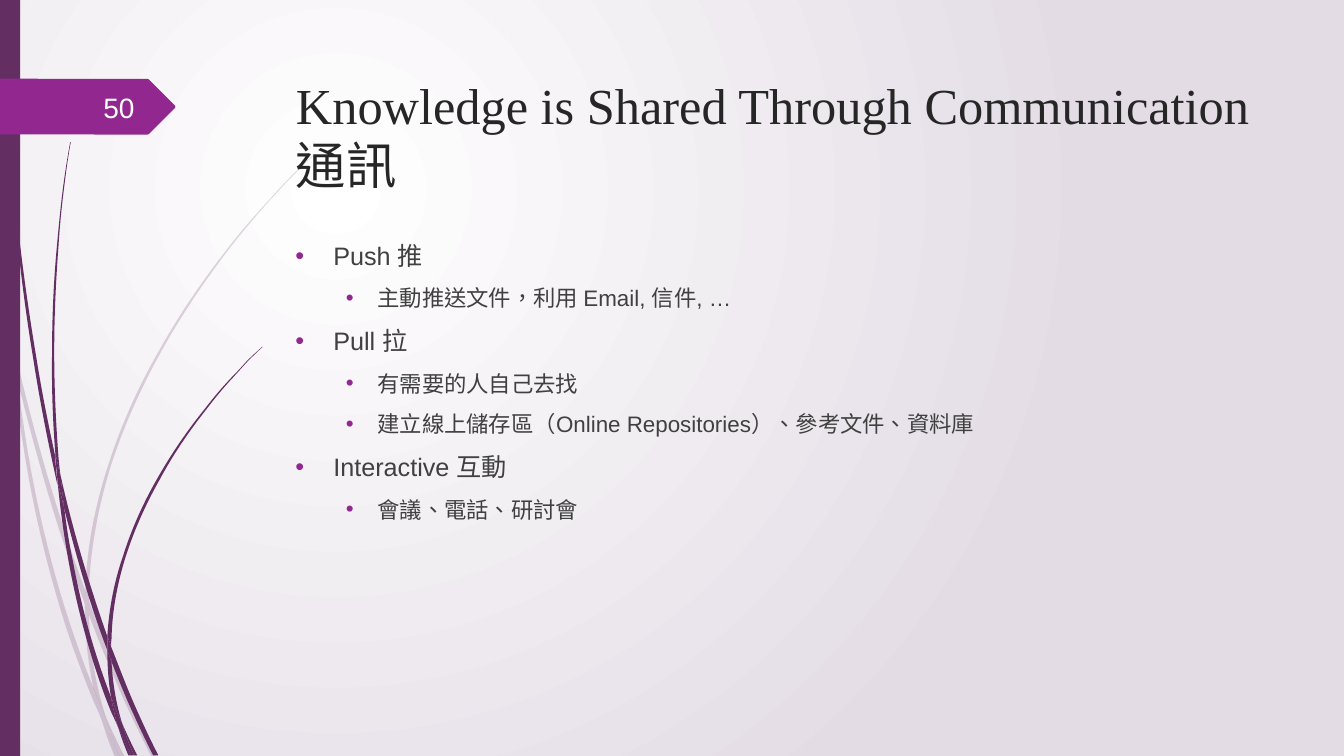
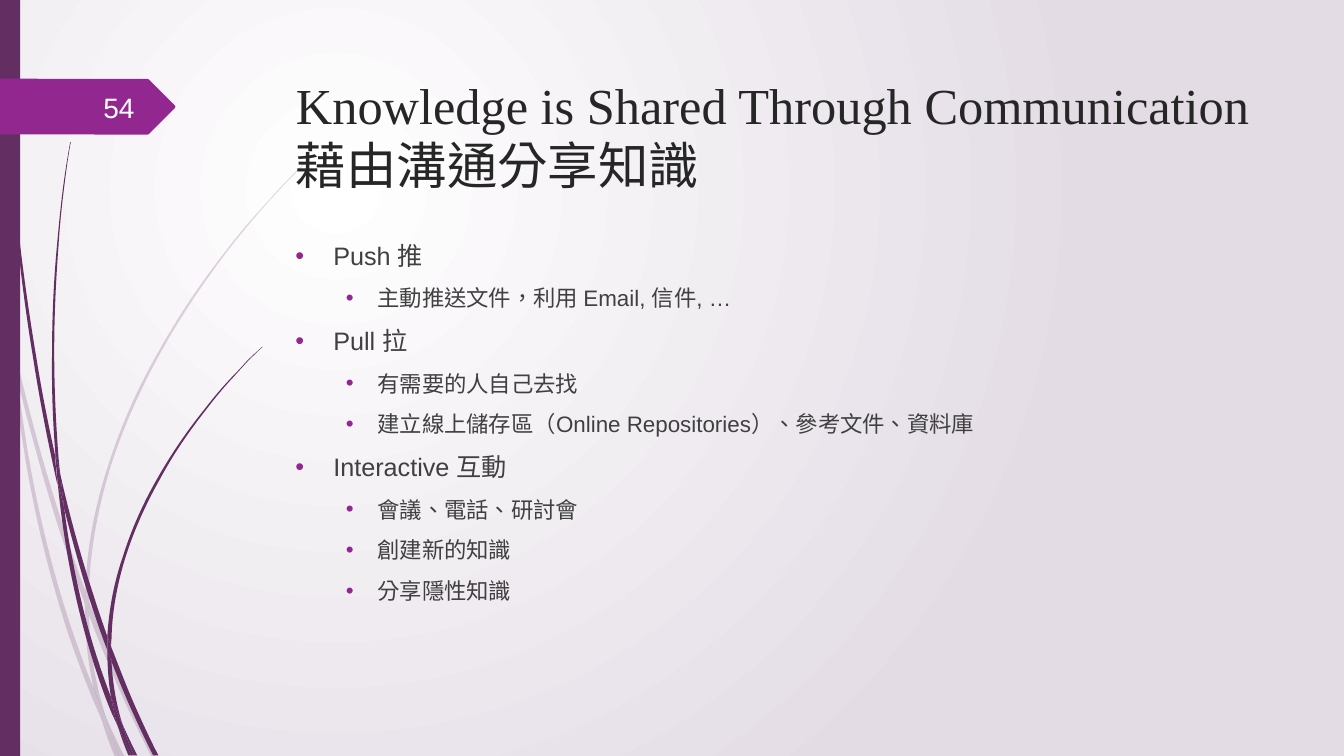
Before and after one commit to ywdeng/uscojywdeng, a slide deck: slide 54 of src/assets/1091/ProjectManagement/CH05/05.pptx (slide 50 before the commit). Drawn at 1344x756 pixels with LibreOffice and Linux fonts; fonts in the diff are those of the drawing. Boxes give left, top, right and bottom in pixels: in the first picture for what was removed or moved away, otherwise in the second. Text is boxed around its words. In the diff, an @@ line names an element or a change of style, - is before the commit and + after.

```diff
--- a/src/assets/1091/ProjectManagement/CH05/05.pptx
+++ b/src/assets/1091/ProjectManagement/CH05/05.pptx
@@ title at (x1=296, y1=89, x2=1249, y2=188): text changed @@
-Knowledge is Shared Through Communication
-通訊
+Knowledge is Shared Through Communication
+藉由溝通分享知識
@@ page number at (x1=103, y1=98, x2=134, y2=119): text changed @@
-50
+54
@@ text at (x1=377, y1=539, x2=511, y2=601): paragraphs added @@
+  • 創建新的知識
+  • 分享隱性知識
```
Also in this commit, not shown: 6 other slides changed, 7 slides added, 3 other files.
